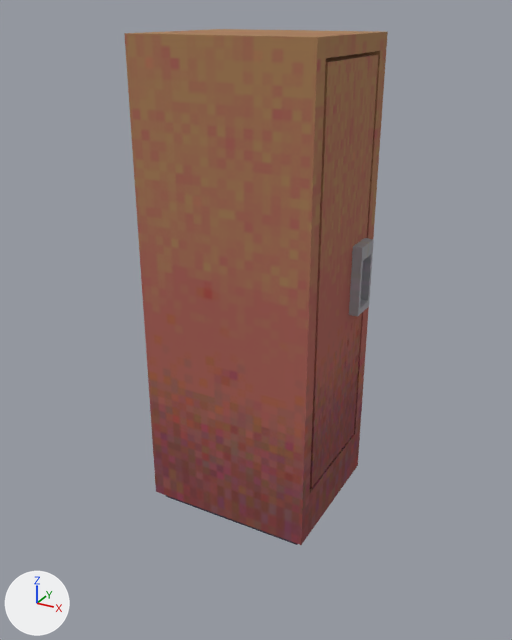
A saved change to the FBX model Hamster Horror/Assets/Props/Environment/Locker/Locker.fbx.
The view is the same before and after, from a 50 mm lens placed at (1.76, -3.25, 2.78), pointed at (-0.02, 0.0, 1.15). Lighting does not change. The marker at lower left points along +X, +Y and +Z. Where no turn or scale is listed for an object, it has been applied to the vertices.
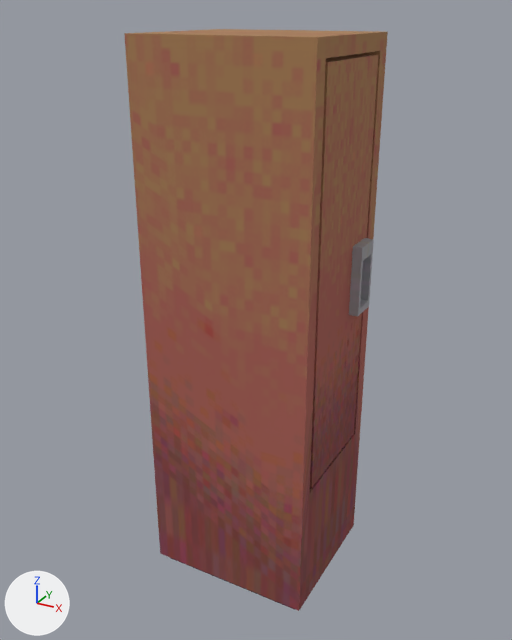
Pixel boxes (x1, y1, x2, y2) of what changed, in the pictures (512 x 640 px; the box of a moved part takes in the faces that stretch with it):
```json
{"object": "Cube", "change": "reshaped", "before": [124, 29, 388, 545], "after": [124, 29, 388, 611], "on screen": "13% taller"}
{"part": 1, "of": "me_cube_013", "change": "moved or reshaped", "before": [141, 56, 312, 515], "after": [141, 56, 312, 583]}
{"part": 2, "of": "me_cube_013", "change": "moved or reshaped", "before": [301, 32, 388, 545], "after": [299, 32, 388, 610]}
{"part": 3, "of": "me_cube_013", "change": "moved or reshaped", "before": [154, 464, 302, 545], "after": [154, 464, 300, 611]}
```

The change, as JSON lines over the scene's bpy script:
```json
{"op": "add", "block": "mat_material_003", "code": ["mat_material_003 = principled_material('Material.003')", "mat_material_003.texture = img_inthousetrimsheet_png  # with its transparency", "mat_material_003.roughness = 1.0"]}
{"block": "me_cube_013", "where": "me_cube_013.from_pydata(...)  # 76 vertices, 70 faces; spans x -0.49..0.54, y -0.42..0.42, z -1.0..1.65"}
{"block": "me_cube_013", "where": "# used by ob_cube; location = (0.0, 0.0, 1.021)"}
{"op": "remove", "block": "me_cube_013", "code": "me_cube_013.materials.append(mat_material_001)  # picture img_inthousetrimsheet_png"}
{"block": "me_cube_013", "change": "me_cube_013 part 1: all 4 vertices in x 0.45..0.49, y -0.42..-0.39, z -1.0..-0.75 are moved by (0.0, 0.0, -0.48)"}
{"block": "me_cube_013", "change": "me_cube_013 part 2: all 4 vertices in x 0.45..0.49, y 0.39..0.42, z -1.0..-0.75 are moved by (0.0, 0.0, -0.48)"}
{"block": "me_cube_013", "change": "me_cube_013 part 3: all 3 vertices in x -0.49..-0.45, y -0.42..-0.39, z -1.0..-0.95 are moved by (0.0, 0.0, -0.48)"}
{"op": "add", "block": "me_cube_013", "code": "me_cube_013.materials.append(mat_material_003)  # picture img_inthousetrimsheet_png"}
```
